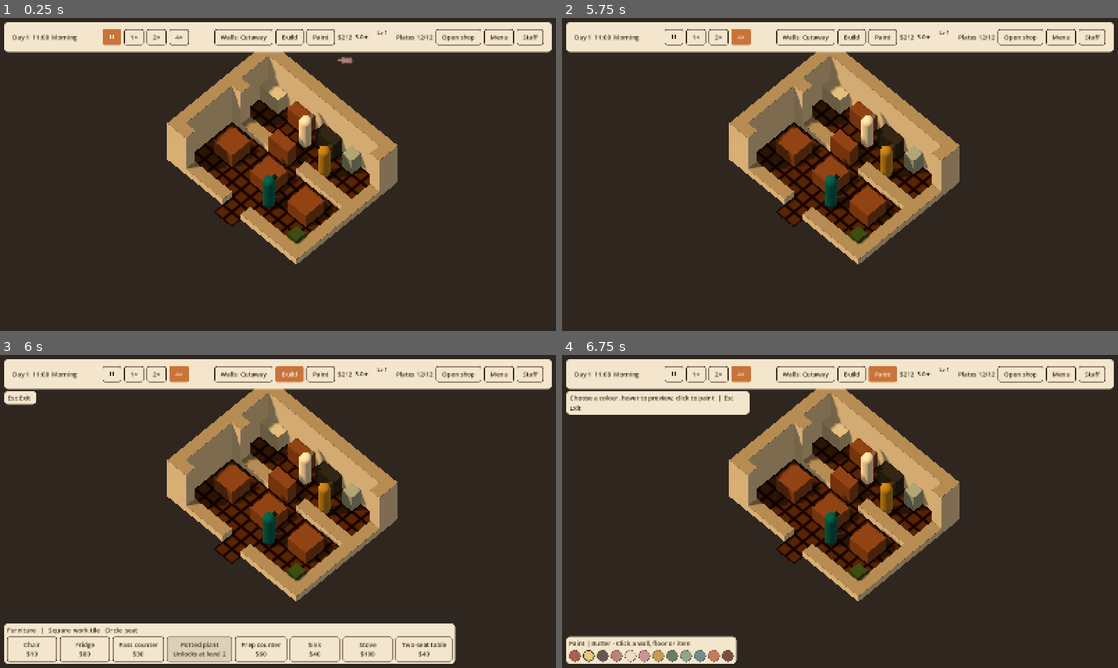
Above: before the commit, frames 1-4 (two rows, left to right).
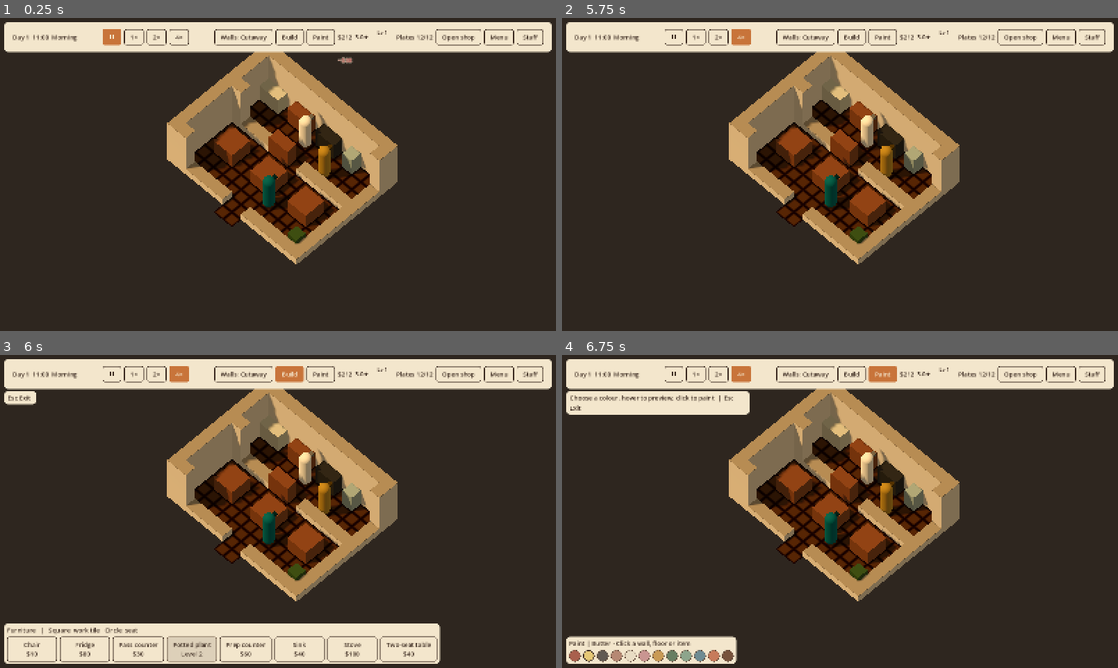
Above: after the commit, the same moments.

Repository: jaredbahr/foolskitchen
Game: Godot game, scene res://src/world/main.tscn
Same seed, same stepped clock (60 frames per second), same inputs: the game is played once before the commit and once after it.
Inputs (mouse positions are in pixels of both pictures, inside the frame that each line leads up to):
- Up to frame 1 (0.25 s): no input
- Up to frame 2 (5.75 s): click (673, 36) at 0.5 s; click "1×" at 1.25 s; click "2×" at 2 s; click "4×" at 2.75 s; click "Walls: Cutaway" at 3.5 s; click "Walls: Down" at 4.25 s; click "Walls: Up" at 5 s
- Up to frame 3 (6 s): click "Build" at 5.75 s
- Up to frame 4 (6.75 s): click "Paint" at 6.5 s

Frames 1-2 are identical in both runs. In frame 3, 1.5% of the frame differs, in the area x 31-82%, y 85-99%; in frame 4, nothing differs.

Commit message:
Address director feedback on owner progression pacing and report

Diff:
--- a/data/balance/progression.tres
+++ b/data/balance/progression.tres
@@ -8,4 +8,5 @@
 profit_step = 10
 profit_step_xp = 1
 five_star_review_xp = 3
-level_base = 45
+level_base = 24
+level_exponent = 2.0
--- a/src/sim/progression/owner_progress.gd
+++ b/src/sim/progression/owner_progress.gd
@@ -20,13 +20,13 @@
 	tuning = config
 
 
-## Level one starts at zero. Every later level uses base * N^1.5 total XP.
+## Level one starts at zero; later levels use the authored power curve.
 func threshold_for(target_level: int) -> int:
 	if target_level <= 1:
 		return 0
 	if tuning == null or not tuning.is_valid() or target_level > MAX_LEVEL:
 		return MAX_TOTAL_XP + 1
-	var threshold: float = float(tuning.level_base) * pow(float(target_level), 1.5)
+	var threshold: float = float(tuning.level_base) * pow(float(target_level), tuning.level_exponent)
 	if threshold > float(MAX_TOTAL_XP):
 		return MAX_TOTAL_XP + 1
 	return ceili(threshold)
--- a/src/sim/progression/progression_tuning.gd
+++ b/src/sim/progression/progression_tuning.gd
@@ -6,8 +6,10 @@
 @export_range(1, 1000000, 1) var profit_step: int = 10
 @export_range(0, 1000, 1) var profit_step_xp: int = 1
 @export_range(0, 1000, 1) var five_star_review_xp: int = 3
-## Provisional until the seeds 1/7/42 balance probe calibrates day milestones.
-@export_range(1, 1000000, 1) var level_base: int = 45
+## Level N starts at ceil(level_base * N^level_exponent) total XP.
+## Day milestones still need the seeds 1/7/42 balance probe.
+@export_range(1, 1000000, 1) var level_base: int = 24
+@export_range(1.0, 4.0, 0.1) var level_exponent: float = 2.0
 
 
 func is_valid() -> bool:
@@ -15,4 +17,5 @@
 		and profit_step >= 1 and profit_step <= 1000000 \
 		and profit_step_xp >= 0 and profit_step_xp <= 1000 \
 		and five_star_review_xp >= 0 and five_star_review_xp <= 1000 \
-		and level_base >= 1 and level_base <= 1000000
+		and level_base >= 1 and level_base <= 1000000 \
+		and is_finite(level_exponent) and level_exponent >= 1.0 and level_exponent <= 4.0
--- a/src/ui/build_catalogue.gd
+++ b/src/ui/build_catalogue.gd
@@ -98,7 +98,7 @@
 		var text: String = "%s\n$%d" % [label, definition.price]
 		var tooltip: String = "Buy %s for $%d" % [label, definition.price]
 		if locked:
-			text = "%s\nUnlocks at level %d" % [label, definition.unlock_level]
+			text = "%s\nLevel %d" % [label, definition.unlock_level]
 			tooltip = "Unlocks at level %d" % definition.unlock_level
 		if button.text != text:
 			button.text = text
--- a/src/ui/evening_report.gd
+++ b/src/ui/evening_report.gd
@@ -28,6 +28,7 @@
 var _reputation: Label
 var _reviews: VBoxContainer
 var _owner_level: Label
+var _owner_callout: HBoxContainer
 var _owner_level_up: Label
 var _owner_xp_rows: GridContainer
 var _owner_unlocks: Label
@@ -102,6 +103,7 @@
 	_reputation = %Reputation
 	_reviews = %ReviewRows
 	_owner_level = %OwnerLevel
+	_owner_callout = get_node("Panel/Scroll/Content/LevelUpCallout") as HBoxContainer
 	_owner_level_up = %OwnerLevelUp
 	_owner_xp_rows = %OwnerXPRows
 	_owner_unlocks = %OwnerUnlocks
@@ -133,6 +135,7 @@
 		_owner_unlocks.text = "Unlocked: %s" % names
 	else:
 		_owner_unlocks.text = ""
+	_owner_callout.visible = _owner_level_up.visible or _owner_unlocks.visible
 
 
 func _fill_money(rows: GridContainer, amounts: Dictionary, empty_text: String) -> void:
--- a/src/ui/evening_report.tscn
+++ b/src/ui/evening_report.tscn
@@ -43,6 +43,25 @@
 theme_override_font_sizes/font_size = 36
 text = "$0 profit"
 horizontal_alignment = 1
+
+[node name="LevelUpCallout" type="HBoxContainer" parent="Panel/Scroll/Content"]
+visible = false
+layout_mode = 2
+theme_override_constants/separation = 16
+
+[node name="OwnerLevelUp" type="Label" parent="Panel/Scroll/Content/LevelUpCallout"]
+unique_name_in_owner = true
+visible = false
+layout_mode = 2
+theme_override_font_sizes/font_size = 22
+text = "Level up!"
+
+[node name="OwnerUnlocks" type="Label" parent="Panel/Scroll/Content/LevelUpCallout"]
+unique_name_in_owner = true
+visible = false
+layout_mode = 2
+size_flags_horizontal = 3
+autowrap_mode = 3
 
 [node name="Finances" type="HBoxContainer" parent="Panel/Scroll/Content"]
 layout_mode = 2
@@ -140,23 +159,10 @@
 layout_mode = 2
 text = "Owner level 1"
 
-[node name="OwnerLevelUp" type="Label" parent="Panel/Scroll/Content"]
-unique_name_in_owner = true
-visible = false
-layout_mode = 2
-theme_override_font_sizes/font_size = 22
-text = "Level up!"
-
 [node name="OwnerXPRows" type="GridContainer" parent="Panel/Scroll/Content"]
 unique_name_in_owner = true
 layout_mode = 2
 columns = 2
-
-[node name="OwnerUnlocks" type="Label" parent="Panel/Scroll/Content"]
-unique_name_in_owner = true
-visible = false
-layout_mode = 2
-autowrap_mode = 3
 
 [node name="NextDay" type="Button" parent="Panel/Scroll/Content"]
 unique_name_in_owner = true
--- a/tests/sim/test_day_report.gd
+++ b/tests/sim/test_day_report.gd
@@ -211,9 +211,17 @@
 	report.today_review_average = 4.0
 	report.reputation_before = 3.0
 	report.reputation_after = 3.2
+	report.owner_level_before = 1
+	report.owner_level_after = 2
+	report.owner_unlocks = ["Potted plant", "Tomato melt recipe"]
 	_screen.call("show_report", report)
 	var scroll: ScrollContainer = _screen.get_node("Panel/Scroll") as ScrollContainer
 	var rows: VBoxContainer = _screen.get_node("%ReviewRows") as VBoxContainer
+	var profit: Label = _screen.get_node("%Profit") as Label
+	var callout: HBoxContainer = _screen.get_node("Panel/Scroll/Content/LevelUpCallout") as HBoxContainer
+	var banner: Label = _screen.get_node("%OwnerLevelUp") as Label
+	var unlocks: Label = _screen.get_node("%OwnerUnlocks") as Label
+	var finances: HBoxContainer = _screen.get_node("Panel/Scroll/Content/Finances") as HBoxContainer
 	for bounds: Vector2 in [Vector2(1600.0, 900.0), Vector2(1280.0, 720.0)]:
 		_host.size = bounds
 		scroll.scroll_vertical = 0
@@ -223,6 +231,19 @@
 		assert_eq(scroll.scroll_vertical, 0)
 		assert_eq(rows.get_child_count(), 3)
 		var viewport: Rect2 = scroll.get_global_rect()
+		assert_true(callout.visible and banner.visible and unlocks.visible)
+		assert_eq(banner.text, "Level up! Level 2 reached")
+		assert_eq(unlocks.text, "Unlocked: Potted plant, Tomato melt recipe")
+		assert_true(callout.get_global_rect().position.y >= profit.get_global_rect().end.y - 1.0)
+		assert_true(callout.get_global_rect().end.y <= finances.get_global_rect().position.y + 1.0)
+		for label: Label in [banner, unlocks]:
+			var label_rect: Rect2 = label.get_global_rect()
+			assert_true(label_rect.size.x > 0.0 and label_rect.size.y > 0.0)
+			assert_true(label_rect.position.x >= viewport.position.x - 1.0
+				and label_rect.end.x <= viewport.end.x + 1.0
+				and label_rect.position.y >= viewport.position.y - 1.0
+				and label_rect.end.y <= viewport.end.y + 1.0,
+				"the level-up payoff fits the unscrolled %dx%d report" % [int(bounds.x), int(bounds.y)])
 		for index: int in range(3):
 			var card: Dictionary = report.review_cards[index]
 			var native: Label = rows.get_child(index) as Label
--- a/tests/sim/test_owner_progress.gd
+++ b/tests/sim/test_owner_progress.gd
@@ -10,6 +10,8 @@
 	assert_eq(TUNING.profit_step, 10)
 	assert_eq(TUNING.profit_step_xp, 1)
 	assert_eq(TUNING.five_star_review_xp, 3)
+	assert_eq(TUNING.level_base, 24)
+	assert_eq(TUNING.level_exponent, 2.0)
 	var progress: OwnerProgress = OwnerProgress.new(TUNING)
 	var gained: Dictionary = progress.award_day(1, 4, 37, 2)
 	assert_eq(gained["happy_xp"], 8)
@@ -28,9 +30,9 @@
 func test_total_xp_thresholds_follow_the_authored_power_curve() -> void:
 	var progress: OwnerProgress = OwnerProgress.new(TUNING)
 	assert_eq(progress.threshold_for(1), 0)
-	assert_eq(progress.threshold_for(2), ceili(TUNING.level_base * pow(2.0, 1.5)))
-	assert_eq(progress.threshold_for(3), ceili(TUNING.level_base * pow(3.0, 1.5)))
-	assert_eq(progress.threshold_for(6), ceili(TUNING.level_base * pow(6.0, 1.5)))
+	assert_eq(progress.threshold_for(2), 96)
+	assert_eq(progress.threshold_for(3), 216)
+	assert_eq(progress.threshold_for(6), 864)
 	for target: int in [2, 3, 6, 20]:
 		var threshold: int = progress.threshold_for(target)
 		assert_eq(progress.level_at(threshold - 1), target - 1)
@@ -42,15 +44,28 @@
 	assert_eq(progress.xp_in_level(), progress.threshold_for(3) - at_two)
 
 
+func test_level_exponent_is_authored_and_validated() -> void:
+	var alternate: ProgressionTuning = TUNING.duplicate() as ProgressionTuning
+	alternate.level_base = 10
+	alternate.level_exponent = 1.5
+	var progress: OwnerProgress = OwnerProgress.new(alternate)
+	assert_eq(progress.threshold_for(4), 80)
+	alternate.level_exponent = 2.0
+	assert_eq(progress.threshold_for(4), 160)
+	alternate.level_exponent = 0.0
+	assert_false(alternate.is_valid())
+	assert_eq(progress.threshold_for(4), OwnerProgress.MAX_TOTAL_XP + 1)
+
+
 func test_one_day_can_cross_multiple_levels_without_skipping_unlock_numbers() -> void:
 	var small: ProgressionTuning = TUNING.duplicate() as ProgressionTuning
 	small.level_base = 10
 	var progress: OwnerProgress = OwnerProgress.new(small)
-	var gained: Dictionary = progress.award_day(1, 30, 0)
-	assert_eq(gained["total_xp"], 60)
+	var gained: Dictionary = progress.award_day(1, 50, 0)
+	assert_eq(gained["total_xp"], 100)
 	assert_eq(gained["levels_gained"], [2, 3] as Array[int])
 	assert_eq(progress.level, 3)
-	assert_eq(progress.xp_into_level(), 60 - progress.threshold_for(3))
+	assert_eq(progress.xp_into_level(), 100 - progress.threshold_for(3))
 
 
 func test_negative_profit_partial_steps_and_empty_days_are_bounded() -> void:
--- a/tests/ui/test_build_catalogue.gd
+++ b/tests/ui/test_build_catalogue.gd
@@ -132,7 +132,8 @@
 		var button: Button = _catalogue.item_buttons[definition.id]
 		if definition.unlock_level > 1:
 			assert_true(button.disabled)
-			assert_true(button.text.ends_with("Unlocks at level %d" % definition.unlock_level))
+			assert_true(button.text.ends_with("Level %d" % definition.unlock_level))
+			assert_eq(button.tooltip_text, "Unlocks at level %d" % definition.unlock_level)
 		else:
 			assert_false(button.disabled)
 			assert_true(button.text.ends_with("$%d" % definition.price))
@@ -144,7 +145,7 @@
 	var natural: Vector2 = content.get_combined_minimum_size()
 	var padding: Vector2 = panel.get_theme_stylebox("panel").get_minimum_size()
 	assert_eq(panel.size, natural + padding, "a fitting catalogue uses only its content and compact padding")
-	assert_true(panel.size.x <= _host.size.x - 24.0, "all shipped items fit inside the viewport")
+	assert_true(panel.size.x < _host.size.x * 0.8, "no empty strip spans the remaining viewport")
 	assert_true(panel.size.y < 140.0, "the old176px strip is reduced to its actual contents")
 	assert_almost_eq(panel.position.x, 12.0)
 	assert_almost_eq(panel.get_rect().end.y, _host.size.y - 12.0)
@@ -223,7 +224,7 @@
 	_catalogue.set_build_visible(true)
 	var button: Button = _catalogue.item_buttons[&"plant"]
 	assert_true(button.disabled)
-	assert_eq(button.text, "Potted plant\nUnlocks at level 2")
+	assert_eq(button.text, "Potted plant\nLevel 2")
 	assert_eq(button.tooltip_text, "Unlocks at level 2")
 	button.pressed.emit()
 	_catalogue._on_buy_pressed(&"plant")
--- a/tests/world/test_owner_session.gd
+++ b/tests/world/test_owner_session.gd
@@ -143,6 +143,48 @@
 	assert_eq(_owner(second).home_cell(), (second.get("sim") as RestaurantSim).staff_spawns[&"owner"])
 
 
+func test_level_two_tomato_melt_stays_enabled_after_next_morning_save_and_reload() -> void:
+	var first: Node = _start(true)
+	var first_morning: String = FileAccess.get_file_as_string(_path())
+	var progress: OwnerProgress = first.get("owner_progress") as OwnerProgress
+	var sim: RestaurantSim = first.get("sim") as RestaurantSim
+	var needed: int = ceili(float(progress.threshold_for(2)) / float(progress.tuning.happy_guest_xp))
+	assert_false(first.call("menu_set_enabled", &"tomato_melt", true))
+	sim.leave_reasons_today[&"happy"] = needed
+	Clock.sim.phase = SimClock.Phase.CLOSED
+	first.call("_on_service_closed", Clock.sim.day)
+	assert_eq(progress.level, 2)
+	assert_eq(FileAccess.get_file_as_string(_path()), first_morning,
+		"level-up does not rewrite the current morning checkpoint")
+	assert_true(Clock.sim.next_day())
+	assert_eq(Clock.sim.day, 2)
+	var day_two_morning: String = FileAccess.get_file_as_string(_path())
+	var menu: MenuSettings = first.get("menu_settings") as MenuSettings
+	assert_false(menu.is_enabled(&"tomato_melt"), "unlocking never silently adds a dish")
+	assert_true(first.call("menu_set_enabled", &"tomato_melt", true))
+	assert_true(menu.is_enabled(&"tomato_melt"))
+	assert_eq(FileAccess.get_file_as_string(_path()), day_two_morning,
+		"enabling the recipe waits for the next normal morning save")
+	Clock.sim.phase = SimClock.Phase.CLOSED
+	first.call("_on_service_closed", Clock.sim.day)
+	assert_true(Clock.sim.next_day())
+	assert_eq(Clock.sim.day, 3)
+	var saved_menu: Dictionary = _document()["data"]["menu"]
+	assert_true((saved_menu["enabled"] as Array).has("tomato_melt"))
+	var saved_progress: Dictionary = progress.to_dict()
+	_close(first)
+	var second: Node = _start(true)
+	assert_eq(Clock.sim.day, 3)
+	assert_eq((second.get("owner_progress") as OwnerProgress).to_dict(), saved_progress)
+	assert_true((second.get("menu_settings") as MenuSettings).is_enabled(&"tomato_melt"),
+		"the saved level and selected dish restore together")
+	var live_menu_ids: Array[StringName] = []
+	for recipe: RecipeDef in (second.get("sim") as RestaurantSim).menu:
+		live_menu_ids.append(recipe.id)
+	assert_true(live_menu_ids.has(&"tomato_melt"),
+		"the restored choice reaches the playable restaurant menu")
+
+
 func test_missing_owner_section_defaults_to_rest() -> void:
 	var first: Node = _start(true)
 	assert_true(first.call("select_agent", _owner(first).id))
--- a/tests/world/test_shop_edit_session.gd
+++ b/tests/world/test_shop_edit_session.gd
@@ -157,8 +157,8 @@
 	assert_eq(report.owner_unlocks, ["Potted plant", "Tomato melt recipe"] as Array[String],
 		"the level-up banner lists only the two authored unlocks")
 	var panel: Control = first.get_node("Overlay/EveningReport") as Control
-	var banner: Label = panel.get_node("Panel/Scroll/Content/OwnerLevelUp") as Label
-	var unlocks: Label = panel.get_node("Panel/Scroll/Content/OwnerUnlocks") as Label
+	var banner: Label = panel.get_node("Panel/Scroll/Content/LevelUpCallout/OwnerLevelUp") as Label
+	var unlocks: Label = panel.get_node("Panel/Scroll/Content/LevelUpCallout/OwnerUnlocks") as Label
 	assert_true(banner.visible)
 	assert_eq(banner.text, "Level up! Level 2 reached")
 	assert_eq(unlocks.text, "Unlocked: Potted plant, Tomato melt recipe")
Not shown, changed: docs/TECH.md
